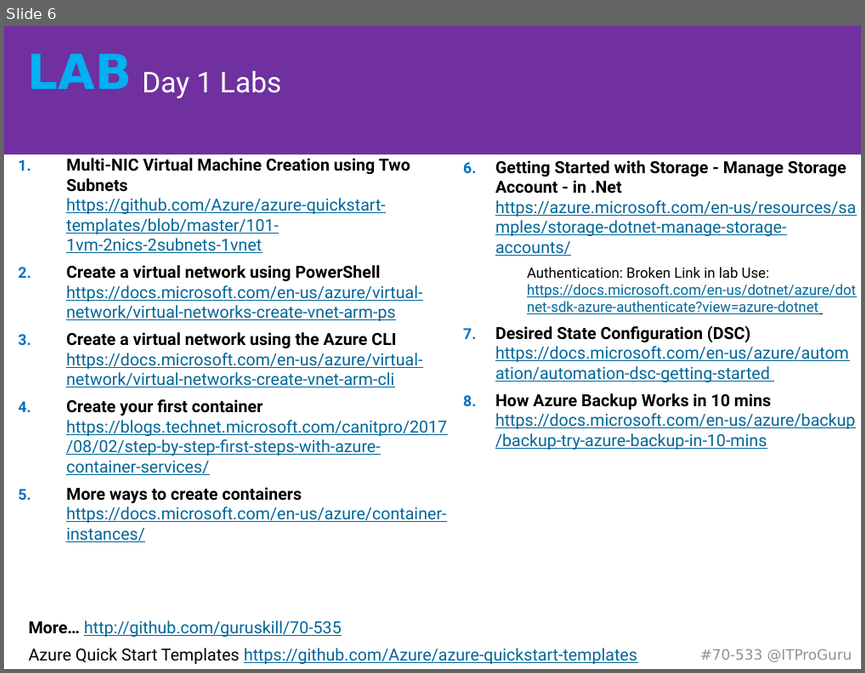
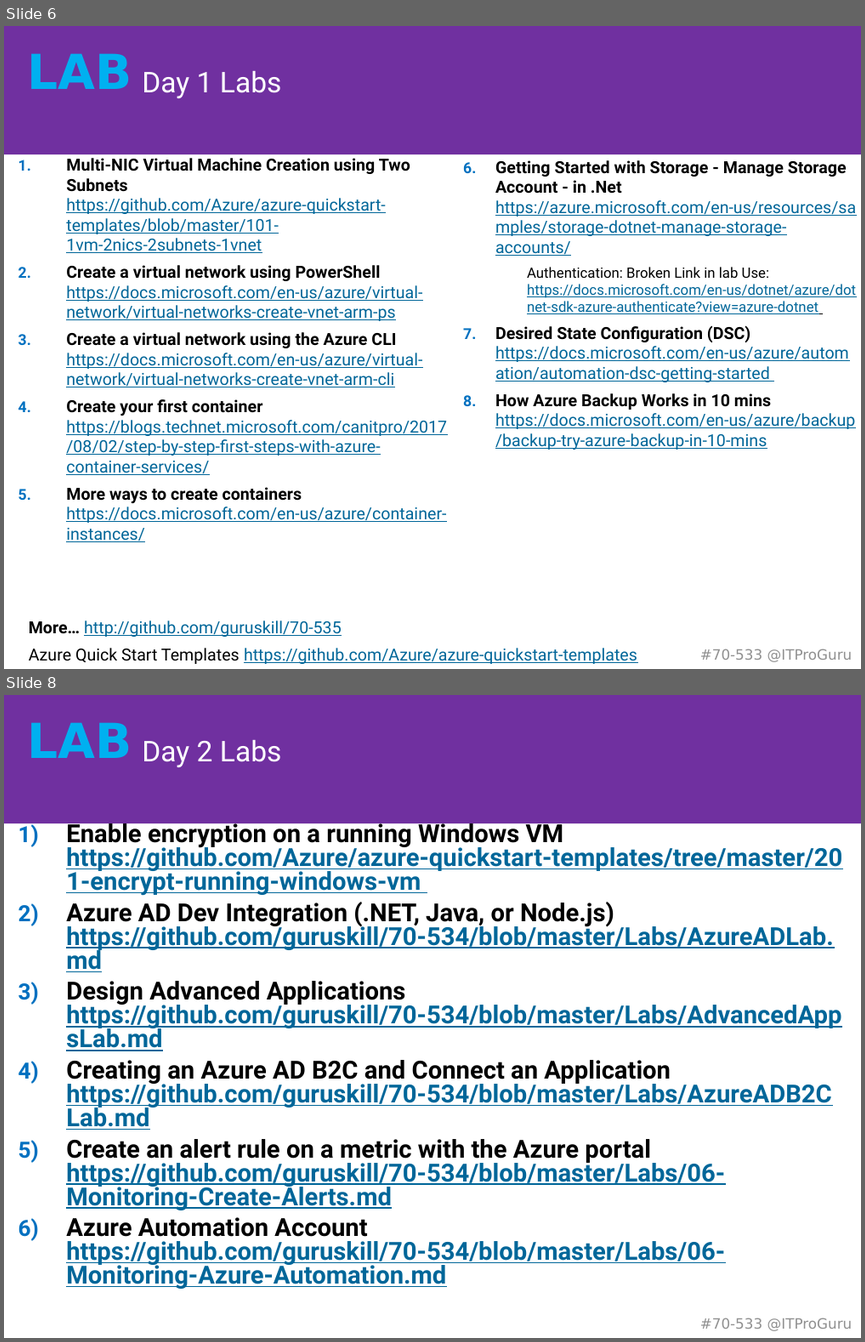
Before and after one commit to guruskill/70-535, a slide deck: 70-535-00-Labs.pptx. Shown one above the other, each under a label of ours: slide 6 before the commit, slides 6 and 8 after it; the slides between them are not shown. The pictures are 865x673 and 865x1342 pixels, drawn with LibreOffice and Linux fonts; fonts in the diff are those of the drawing. Boxes give left, top, right and bottom in pixels: in the first picture for what was removed or moved away, otherwise in the second. Text is boxed around its words. In the diff, an @@ line names an element or a change of style, - is before the commit and + after.

Commit message:
Add additional labs

```diff
--- a/70-535-00-Labs.pptx
+++ b/70-535-00-Labs.pptx
@@ slide 8 added at <box>4,695,861,1338</box>, background #FFFFFF; not listed: 4 template elements that a slide beside it also shows @@
@@ title added at <box>142,739,282,767</box>, 24 pt, text #FFFFFF @@
+Day 2 Labs
@@ text added at <box>66,819,842,1288</box>, 20.9 pt, text #006699, bold, underline @@
+1) Enable encryption on a running Windows VM https://github.com/Azure/azure-quickstart-templates/tree/master/201-encrypt-running-windows-vm
+2) Azure AD Dev Integration (.NET, Java, or Node.js) https://github.com/guruskill/70-534/blob/master/Labs/AzureADLab.md
+3) Design Advanced Applications https://github.com/guruskill/70-534/blob/master/Labs/AdvancedAppsLab.md
+4) Creating an Azure AD B2C and Connect an Application https://github.com/guruskill/70-534/blob/master/Labs/AzureADB2CLab.md
+5) Create an alert rule on a metric with the Azure portal https://github.com/guruskill/70-534/blob/master/Labs/06-Monitoring-Create-Alerts.md
+6) Azure Automation Account https://github.com/guruskill/70-534/blob/master/Labs/06-Monitoring-Azure-Automation.md
```
Also in this commit, not shown: 1 other slide added.
